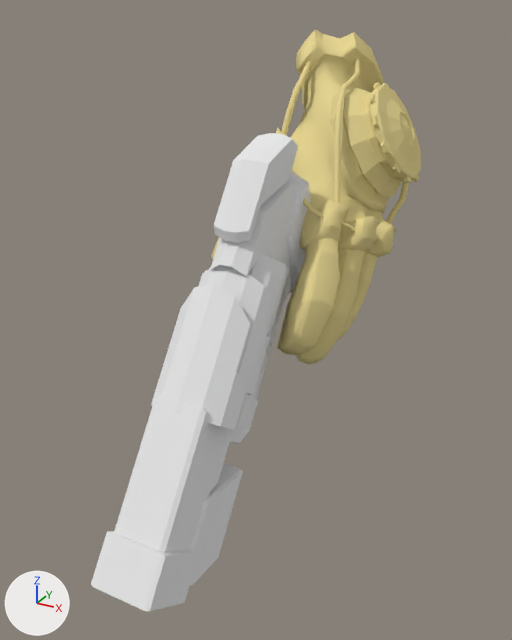
An edit to the Blender file Assets/Models/Guns/GunProxy.blend, drawn before and after from the same camera.
The view is the same before and after, from a 50 mm lens placed at (0.252, -0.47, 0.216), pointed at (0.012, -0.034, -0.002). Lighting does not change. The marker at lower left points along +X, +Y and +Z.

Before the edit, the objects in view are built like this:
```python
me_cylinder_003 = bpy.data.meshes.new('Cylinder.003')
me_cylinder_003.from_pydata(...)  # 2246 vertices, 2137 faces; spans x -0.071..0.068, y -0.113..0.12, z -0.117..0.134
me_cylinder_003.materials.append(mat_hand)  # beige #e7d794
me_proxy_gun = bpy.data.meshes.new('Proxy_Gun')
me_proxy_gun.from_pydata(...)  # 508 vertices, 499 faces; spans x -0.019..0.046, y -0.216..0.13, z -0.149..0.134
me_proxy_gun.materials.append(mat_gunproxy_mat)  # white #e7e7e7
ob_proxy_gun = bpy.data.objects.new('Proxy_Gun', me_proxy_gun)
ob_proxy_gun.location = (0.0, 0.0, 0.0)
ob_vrplayerhand = bpy.data.objects.new('VRplayerHand', me_cylinder_003)
ob_vrplayerhand.location = (0.0212, 0.0644, 0.0665)
```
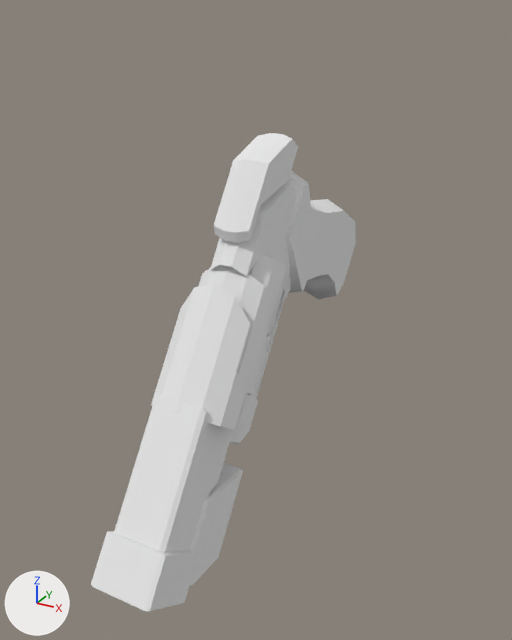
Commit message: Updated hand and proxy gun

Location of each change, (x1, y1, x2, y2) in pixels of the pictures (512 x 640 px):
'VRplayerHand', deleted: before (211, 29, 421, 364)

What the commit changed:
Object 'VRplayerHand' (ob_vrplayerhand) is deleted.
